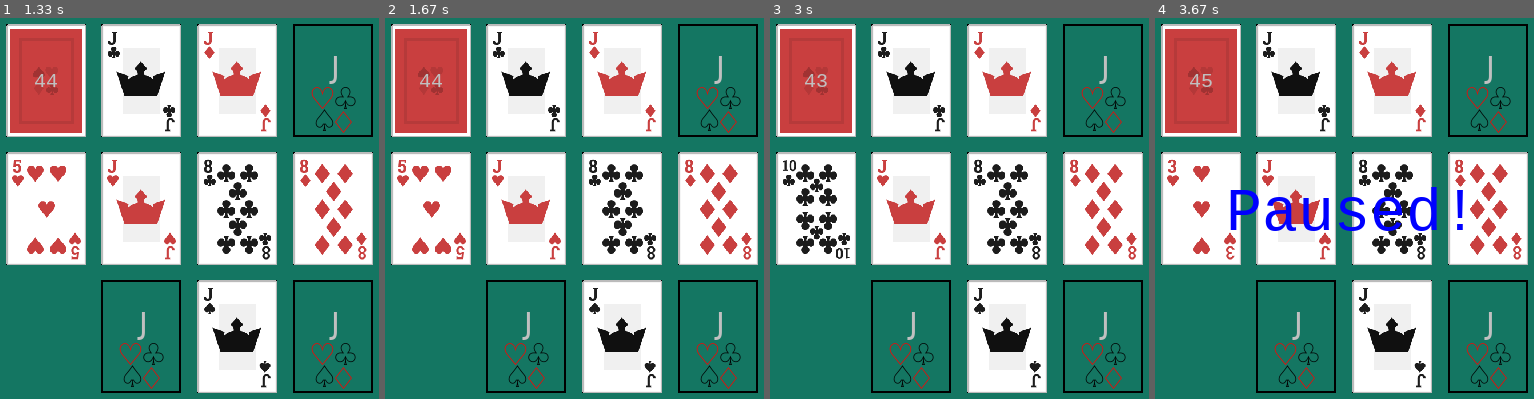
Above: before the commit, frames 1-4 (left to right).
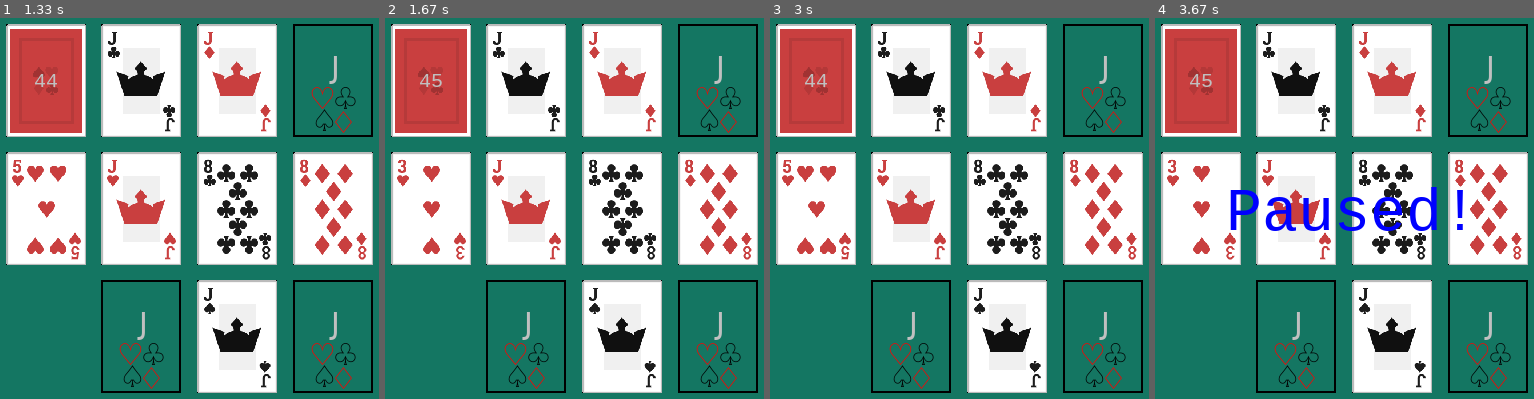
Above: after the commit, the same moments.

Repository: alexetsnyder/OuroborosPython
Game: pygame game, started from Pygame/FourSeasons/game.py
Same seed, same stepped clock (60 frames per second), same inputs: the game is played once before the commit and once after it.
Inputs (mouse positions are in pixels of both pictures, inside the frame that each line leads up to):
- Up to frame 1 (1.33 s): press the mouse at (37, 212) at 0.37 s; move the mouse to (144, 254) at 0.47 s; release the mouse at (253, 296) at 0.6 s; click (outside the picture) at 0.72 s; click (41, 128) at 1.05 s
- Up to frame 2 (1.67 s): hold Tab from 1.33 s (still down); click (585, 250) at 1.42 s
- Up to frame 3 (3 s): release Tab at 1.8 s; hold Tab 1.83-2.3 s; click (872, 124) at 1.92 s; tap Backspace at 2.33 s; press the mouse at (811, 128) at 2.7 s; move the mouse to (955, 120) at 2.8 s; release the mouse at (1103, 109) at 2.93 s
- Up to frame 4 (3.67 s): tap R at 3 s; hold Esc from 3.33 s (still down); click (outside the picture) at 3.42 s

Frame 1 is identical in both runs. In frame 2, 0.7% of the frame differs, in the area x 3-22%, y 14-64%; in frame 3, 2.0%; in frame 4, nothing differs.

Commit message:
Undo, Redo, and Resize
Refactored decorators to their own module, and fixed the resize functionality, and created the ability to undo, and redo moves.

Diff:
--- /dev/null
+++ b/Pygame/FourSeasons/decs.py
@@ -0,0 +1,82 @@
+#decs.py
+import pygame
+import imp, events
+
+def singleton(cls):
+	class SingletonWrapper (cls):
+		def __init__(self):
+			self.cls = cls
+			self.instance = None
+
+		def __call__(self, *args, **kargs):
+			if self.instance == None:
+				self.instance = self.cls(*args, **kargs)
+			return self.instance
+	return SingletonWrapper()
+
+def undo_enabled():
+	pass
+
+def pause_events_class(cls):
+	class ClassWrapper (cls):
+		def __init__(self, *args, **kargs):
+			self.is_paused = False
+			super().__init__(*args, **kargs)
+
+		def on_pause(self, event):
+			self.is_paused = not self.is_paused
+
+		def wire_events(self):
+			super().wire_events()
+			imp.IMP().add_delegate(events.KeyDownEvent(pygame.K_ESCAPE).create(self.on_pause))
+	return ClassWrapper
+
+def pause_events_method(func):
+	def func_wrapper(self, event):
+		if not self.is_paused:
+			func(self, event)
+	return func_wrapper
+
+def plottable(cls):
+	class PlottableClass (cls):
+		def __init__(self, left_top, size, *args, margins=(0, 0), **kargs):
+			self.m_w, self.m_h = margins
+			self.set_size(size)
+			self.set_position(left_top)
+			super().__init__(*args, **kargs)
+
+		def set_size(self, size):
+			self.w, self.h = self.size = size
+			self.h_w, self.h_h = self.w // 2, self.h // 2
+			if hasattr(super(), 'set_size'):
+				super().set_size(size)
+
+		def set_position(self, left_top):
+			left, top = self.origin = left_top
+			self.left, self.right = left + self.m_w, left + self.w - self.m_w
+			self.top, self.bottom = top + self.m_h, top + self.h - self.m_h
+			self.left_top = (self.left, self.top)
+			self.left_bottom = (self.left, self.bottom)
+			self.right_top = (self.right, self.top)
+			self.right_bottom = (self.right, self.bottom)
+			self.x, self.y = self.center = self.left + self.h_w, self.top + self.h_h
+			if hasattr(super(), 'set_position'):
+				super().set_position(left_top)
+
+		def get_size(self):
+			if hasattr(super(), 'get_size'):
+				return super().get_size()
+			return self.size
+
+		def center_on(self, position):
+			x, y = position
+			w, h = self.get_size()
+			self.set_position((x - w // 2, y - h // 2))
+			return self
+
+		def move(self, dx, dy):
+			self.set_position((self.left + dx, self.top + dy))
+	return PlottableClass
+
+if __name__=='__main__':
+	pass
--- a/Pygame/FourSeasons/events.py
+++ b/Pygame/FourSeasons/events.py
@@ -34,15 +34,15 @@
 }
 
 PYGAME_USEREVENT_NAME_TO_STRING = {
-	CustomEvent.CARD_TABLE_RESIZE : 'CARD_TABLE_RESIZE',
-	CustomEvent.TILE_CLICKED      : 'TILE_CLICKED',
-	CustomEvent.CARD_LAYED        : 'CARD_LAYED',
-	CustomEvent.CARD_MOTION       : 'CARD_MOTION',
-	CustomEvent.NEW_DEAL          : 'NEW_DEAL',
-	CustomEvent.FIRST_CARD        : 'FIRST_CARD',
-	CustomEvent.DRAW_ONE          : 'DRAW_ONE',
-	CustomEvent.GAME_OVER         : 'GAME_OVER',
-	CustomEvent.RE_DEAL           : 'RE_DEAL'
+	CustomEvent.CARD_TABLE_RESIZED : 'CARD_TABLE_RESIZED',
+	CustomEvent.TILE_CLICKED       : 'TILE_CLICKED',
+	CustomEvent.CARD_LAYED         : 'CARD_LAYED',
+	CustomEvent.CARD_MOTION        : 'CARD_MOTION',
+	CustomEvent.NEW_DEAL           : 'NEW_DEAL',
+	CustomEvent.FIRST_CARD         : 'FIRST_CARD',
+	CustomEvent.DRAW_ONE           : 'DRAW_ONE',
+	CustomEvent.GAME_OVER          : 'GAME_OVER',
+	CustomEvent.RE_DEAL            : 'RE_DEAL',
 }
 
 PYGAME_MOUSE_BUTTON_TO_STRING = {
--- a/Pygame/FourSeasons/four_seasons.py
+++ b/Pygame/FourSeasons/four_seasons.py
@@ -1,41 +1,16 @@
 #four_seasons.py
-import go, imp, events
+import go, imp, events, trans
 import pygame, random, time, sys
 from pygame import freetype
 from structs import *
+from decs import *
 
 #ToDo:
-#2) Win Condition Center.
-#3) Undo button.
-#4) Timer.
-#5) Score.
-#6) Update Background of Foundation Tiles.
-#7) On Resize Cards.
-#8) Recenter count down text when one digit.
-#9) Only winable hands.
-
-def undo_enabled():
-	pass
-
-def pause_events_class(cls):
-	class ClassWrapper (cls):
-		def __init__(self, *args, **kargs):
-			self.is_paused = False
-			super().__init__(*args, **kargs)
-
-		def on_pause(self, event):
-			self.is_paused = not self.is_paused
-
-		def wire_events(self):
-			super().wire_events()
-			imp.IMP().add_delegate(events.KeyDownEvent(pygame.K_ESCAPE).create(self.on_pause))
-	return ClassWrapper
-
-def pause_events_method(func):
-	def func_wrapper(self, event):
-		if not self.is_paused:
-			func(self, event)
-	return func_wrapper
+#1) Buttons Pause, Undo, Redo, Redraw, NewDeal.
+#2) Timer.
+#3) Score.
+#4) Refactor foundation tile background.
+#5) Only winable hands.
 
 @pause_events_class
 class Card:
@@ -145,14 +120,21 @@
 		imp.IMP().add_delegate(events.UserEvent(CustomEvent.NEW_DEAL).create(self.on_new_deal))
 		imp.IMP().add_delegate(events.UserEvent(CustomEvent.RE_DEAL).create(self.on_redeal))
 		imp.IMP().add_delegate(events.UserEvent(CustomEvent.DRAW_ONE).create(self.on_draw_one))
+		imp.IMP().add_delegate(events.UserEvent(CustomEvent.CARD_TABLE_RESIZED).create(self.on_card_table_resized))
 
 	@pause_events_method
 	def on_draw_one(self, event):
-		if len(self.active_cards) < Deck.SUIT_COUNT * Deck.CARD_COUNT:
+		if len(self.active_cards) < len(self.deck):
 			next_index = len(self.active_cards)
+			next_card = self.deck[next_index]
 			self.active_cards.append(next_index)
-			next_card = self.deck[next_index]
+			remaining = len(self.deck) - len(self.active_cards)
 			event.discard_tile.lay(next_card)
+			event.deck_tile.update_text(str(remaining))
+			print('Action> Next Card: (#{} {}) and {} Left.'.format(next_index, next_card, remaining))
+			undo_args = (next_index, next_card, event.deck_tile, event.discard_tile)
+			undo_action = trans.UndoAction(self.undo_draw, self.redo_draw, *undo_args)
+			imp.IMP().actions.post(undo_action)
 
 	@pause_events_method
 	def on_new_deal(self, event):
@@ -172,6 +154,24 @@
 				card.select(event.pos)
 				break
 
+	def on_card_table_resized(self, event):
+		for i in self.active_cards:
+			card = self.deck[i]
+			tile = event.tiles[card.tile_index]
+			tile.lay(card)
+
+	def undo_draw(self, index, card, deck_tile, discard_tile):
+		discard_tile.remove(card)
+		self.active_cards.remove(index)
+		deck_tile.update_text(str(len(self.deck) - len(self.active_cards)))
+		print('UndoAction> (#{} {}) {} Left'.format(index, card, len(self.deck) - len(self.active_cards)))
+
+	def redo_draw(self, index, card, deck_tile, discard_tile):
+		self.active_cards.append(index)
+		discard_tile.lay(card)
+		deck_tile.update_text(str(len(self.deck) - len(self.active_cards)))
+		print('RedoAction> (#{} {}) {} Left'.format(index, card, len(self.deck) - len(self.active_cards)))
+
 	def create(self):
 		for suit in range(Deck.SUIT_COUNT):
 			for i in range(1, Deck.CARD_COUNT + 1):
@@ -196,18 +196,17 @@
 	def deal(self, tiles):
 		self.reset()
 		deck_tile = tiles[DeckTile.INDEX]
-		deck_tile.reset()
-		self.draw_card(self.deck[0], tiles[FoundationTile.INDEXES[0]], deck_tile)
+		self.draw_card(self.deck[0], tiles[FoundationTile.INDEXES[0]])
 		events.UserEvent(CustomEvent.FIRST_CARD).post(card=self.deck[0])
 		for i in range(1, Deck.DEALT_CARDS - 1):
-			self.draw_card(self.deck[i], tiles[TableueTile.INDEXES[i - 1]], deck_tile)
-		self.draw_card(self.deck[Deck.DEALT_CARDS - 1], tiles[DiscardTile.INDEX], deck_tile)
+			self.draw_card(self.deck[i], tiles[TableueTile.INDEXES[i - 1]])
+		self.draw_card(self.deck[Deck.DEALT_CARDS - 1], tiles[DiscardTile.INDEX])
 		self.active_cards += [i for i in range(Deck.DEALT_CARDS)]
+		deck_tile.update_text(str(len(self.deck) - len(self.active_cards)))
 		return self
 
-	def draw_card(self, card, tile, deck_tile):
+	def draw_card(self, card, tile):
 		tile.lay(card)
-		deck_tile.decrement()
 
 	def reset(self):
 		self.active_cards.clear()
@@ -226,7 +225,7 @@
 		for i in self.active_cards:
 			self.deck[i].draw(surface)
 
-@go.plottable
+@plottable
 @pause_events_class
 class CardTile:
 	def __init__(self, index, is_visible=True, border=2):
@@ -262,6 +261,9 @@
 		card.put(self)
 		card.show()
 
+	def remove(self, card):
+		self.cards.remove(card)
+
 	def update(self):
 		self.rect.update()
 
@@ -276,35 +278,17 @@
 
 	def __init__(self, *args, **kargs):
 		super().__init__(*args, **kargs)
-		self.deck_count = 52
-		self.remaining_text = go.RenderText('{}'.format(self.deck_count)).center_on(self.center)
+		self.remaining_text = go.RenderText('').center_on(self.center)
 		self.card_back = pygame.image.load('{0}/{1}'.format(Card.SOURCE_FOLDER, Card.CARD_BACK_IMAGE_FILE)).convert()
-		self.wire_events()
-
-	def wire_events(self):
-		imp.IMP().add_delegate(events.UserEvent(CustomEvent.DRAW_ONE).create(self.on_draw_one))
-
-	@pause_events_method
-	def on_draw_one(self, event):
-		self.decrement()
 
 	def set_position(self, left_top):
 		super().set_position(left_top)
 		if hasattr(self, 'remaining_text'):
 			self.remaining_text.center_on(self.center)
 
-	def update_text(self):
-		self.remaining_text.set_text('{}'.format(self.deck_count))
-
-	def reset(self):
-		self.deck_count = 52
-		self.update_text()
-
-	def decrement(self):
-		if self.deck_count > 0:
-			self.deck_count -= 1
-			self.update_text()
-			self.remaining_text.center_on(self.center)
+	def update_text(self, cards_remaining):
+		self.remaining_text.set_text('{}'.format(cards_remaining))
+		self.remaining_text.center_on(self.center)
 
 	def draw(self, surface):
 		super().draw(surface)
@@ -347,15 +331,24 @@
 
 	def wire_events(self):
 		imp.IMP().add_delegate(events.UserEvent(CustomEvent.FIRST_CARD).create(self.on_first_card))
+		imp.IMP().add_delegate(events.UserEvent(CustomEvent.CARD_TABLE_RESIZED).create(self.on_card_table_resized))
 
 	@pause_events_method
 	def on_first_card(self, event):
-		card = event.card
-		font_info = go.FontInfo(font_size=self.font_size, font_name=Card.SUIT_FONT, font_color=card.suit_color)
+		self.first_card = event.card
+		self.update_foundation_text()
+		self.foundation_text.set_visibility(True)
+		for suit_text in self.foundation_suits:
+			suit_text.set_visibility(True)
+
+	def on_card_table_resized(self, event):
+		self.update_foundation_text()
+
+	def update_foundation_text(self):
+		font_info = go.FontInfo(font_size=self.font_size, font_name=Card.SUIT_FONT, font_color=self.first_card.suit_color)
 		self.foundation_text.set_font_info(font_info)
-		self.foundation_text.set_text(card.card_str)
+		self.foundation_text.set_text(self.first_card.card_str)
 		self.foundation_text.center_on((self.x, self.y - 10))
-		self.foundation_text.set_visibility(True)
 		t_w = 0
 		for suit_text in self.foundation_suits[:2]:
 			t_w += suit_text.w
@@ -365,7 +358,6 @@
 		x, y = self.x - t_w // 4, self.y + self.foundation_text.h - 10
 		for suit_text in self.foundation_suits[:2]:
 			suit_text.center_on((x, y))
-			suit_text.set_visibility(True)
 			x += suit_text.w
 		x, y = self.x - b_w // 4, y + self.foundation_suits[0].h + 2
 		for i, suit_text in enumerate(self.foundation_suits[2:]):
@@ -373,9 +365,7 @@
 				suit_text.center_on((x, y - 2))
 			else:
 				suit_text.center_on((x, y))
-			suit_text.set_visibility(True)
 			x += suit_text.w
-		self.first_card = card
 
 	def can_lay(self, card):
 		if any(self.cards):
@@ -405,7 +395,7 @@
 		self.card_tiles = []
 		self.parse_tiles()
 		self.mw, self.mh = margins
-		self.card_width, self.card_height = (0, 0)
+		self.tile_width, self.tile_height = self.card_size = (0, 0)
 		self.fill(*left_top, *table_size)
 		self.wire_events()
 
@@ -420,9 +410,10 @@
 				events.UserEvent(CustomEvent.TILE_CLICKED).post(tile=tile, pos=event.pos)
 				break
 		else:
-			deck_tile = self.card_tiles[DeckTile.INDEX]
+			deck_tile = self.get_deck_tile()
 			if deck_tile.is_within(event.pos):
-				events.UserEvent(CustomEvent.DRAW_ONE).post(discard_tile=self.card_tiles[DiscardTile.INDEX])
+				discard_tile = self.get_discard_tile()
+				events.UserEvent(CustomEvent.DRAW_ONE).post(deck_tile=deck_tile, discard_tile=discard_tile)
 
 	@pause_events_method
 	def on_card_layed(self, event):
@@ -438,13 +429,26 @@
 						selected_tile = tile
 			original_tile.pop()
 			if selected_tile.can_lay(selected_card):
-				print('{} -> {}'.format(selected_card, selected_tile))
+				print('Action> {} -> {} -> {}'.format(original_tile.index, selected_card, selected_tile))
 				selected_tile.lay(selected_card)
+				undo_args = (original_tile, selected_tile, selected_card)
+				undo_action = trans.UndoAction(self.undo_card_layed, self.redo_card_layed, *undo_args)
+				imp.IMP().actions.post(undo_action)
 			else:
-				print('{} -> {}'.format(selected_card, original_tile))
+				print('Action> {} <- {}'.format(original_tile, selected_card))
 				original_tile.lay(selected_card)
 			if self.check_win():
 				events.UserEvent(CustomEvent.GAME_OVER).post()
+
+	def undo_card_layed(self, source_tile, dest_tile, card):
+		print('UndoAction> {} <- {} <- {}'.format(source_tile, card, dest_tile.index))
+		dest_tile.remove(card)
+		source_tile.lay(card)
+
+	def redo_card_layed(self, source_tile, dest_tile, card):
+		print('RedoAction> {} -> {} -> {}'.format(source_tile.index, card, dest_tile))
+		source_tile.remove(card)
+		dest_tile.lay(card)
 
 	def check_win(self):
 		win = True
@@ -453,6 +457,12 @@
 				win = False
 		return win
 
+	def get_discard_tile(self):
+		return self.card_tiles[DiscardTile.INDEX]
+
+	def get_deck_tile(self):
+		return self.card_tiles[DeckTile.INDEX]
+
 	def parse_tiles(self):
 		tile_dict = imp.IMP().config.try_get('CARD_TILES', {})
 		for tup, tile in tile_dict.items():
@@ -460,20 +470,20 @@
 				self.tile_info[i] = tile
 
 	def assay(self, half_w, half_h):
-		self.card_height = 2 * (half_h - 2 * self.mh) / 3
-		temp_cw = self.card_height * self.card_size_ratio
+		self.tile_height = 2 * (half_h - 2 * self.mh) / 3
+		temp_cw = self.tile_height * self.card_size_ratio
 		min_width = (2 * half_w - 5 * self.mw) / 4
 		total_width = 4 * temp_cw + 5 * self.mw
 		while  total_width > (2 * half_w) and not total_width <= min_width:
-			self.card_height -= 10
-			temp_cw = self.card_height * self.card_size_ratio
+			self.tile_height -= 10
+			temp_cw = self.tile_height * self.card_size_ratio
 			total_width = 4 * temp_cw + 5 * self.mw
-		self.card_width = temp_cw
-		self.card_size = (self.card_width, self.card_height)
+		self.tile_width = temp_cw
+		self.card_size = (self.tile_width, self.tile_height)
 
 	def recenter(self, w, h):
-		extra_w = (w - (4 * self.card_width  + 5 * self.mw)) // 2
-		extra_h = (h - (3 * self.card_height + 4 * self.mh)) // 2
+		extra_w = (w - (4 * self.tile_width  + 5 * self.mw)) // 2
+		extra_h = (h - (3 * self.tile_height + 4 * self.mh)) // 2
 		for i in range(self.cols):
 			for j in range(self.rows):
 				card_tile = self.card_tiles[4 * j + i]
@@ -485,8 +495,8 @@
 		tile_index = 0
 		for i in range(self.cols):
 			for j in range(self.rows):
-				cx = left + i * (self.card_width + self.mw)
-				cy = top + j * (self.card_height + self.mh)
+				cx = left + i * (self.tile_width + self.mw)
+				cy = top + j * (self.tile_height + self.mh)
 				tile = self.tile_info[tile_index]
 				module = sys.modules[__name__]
 				self.card_tiles.append(tile.instance(module, (cx, cy), self.card_size, tile_index))
@@ -497,6 +507,20 @@
 		self.card_tiles.clear()
 		self.fill(*left_top, *new_size)
 
+	def resize(self, left, top, w, h):
+		self.assay(w // 2, h // 2)
+		tile_index = 0
+		for i in range(self.cols):
+			for j in range(self.rows):
+				tile = self.card_tiles[tile_index]
+				cx = left + i * (self.tile_width + self.mw)
+				cy = top + j * (self.tile_height + self.mh)
+				tile.cards.clear()
+				tile.set_size(self.card_size)
+				tile.set_position((cx, cy))
+				tile_index += 1
+		self.recenter(w, h)
+
 	def reset(self):
 		for tile in self.card_tiles:
 			tile.cards.clear()
@@ -515,7 +539,7 @@
 		for tile in self.card_tiles:
 			tile.draw(surface)
 
-@go.plottable
+@plottable
 @pause_events_class
 class CardTable:
 	def __init__(self):
@@ -529,16 +553,17 @@
 		imp.IMP().add_delegate(events.KeyDownEvent(pygame.K_r).create(self.on_redeal))
 		imp.IMP().add_delegate(events.KeyDownEvent(pygame.K_n).create(self.on_new_deal))
 
-	@pause_events_method
 	def on_resize(self, event):
-		self.set_size((event.w, event.h))
+		new_size = (event.w, event.h)
+		self.set_size(new_size)
 		self.set_position(self.origin)
-		self.card_tiles.refill(self.left_top, self.size)
-		events.UserEvent(CustomEvent.CARD_TABLE_RESIZE).post(tiles=self.card_tiles.find_all())
+		self.card_tiles.resize(*self.origin, *new_size)
+		events.UserEvent(CustomEvent.CARD_TABLE_RESIZED).post(tiles=self.card_tiles.find_all())
 
 	@pause_events_method
 	def on_redeal(self, event):
 		self.card_tiles.reset()
+		imp.IMP().actions.clear()
 		events.UserEvent(CustomEvent.RE_DEAL).post(tiles=self.card_tiles.find_all())
 
 	@pause_events_method
@@ -550,6 +575,7 @@
 		events.UserEvent(CustomEvent.CARD_MOTION).post(pos=event.pos)
 
 	def new_deal(self):
+		imp.IMP().actions.clear()
 		self.card_tiles.reset()
 		events.UserEvent(CustomEvent.NEW_DEAL).post(tiles=self.card_tiles.find_all())
 
--- a/Pygame/FourSeasons/game.py
+++ b/Pygame/FourSeasons/game.py
@@ -1,6 +1,6 @@
 #game.py
 import pygame, time
-import events, imp, go
+import events, imp, go, trans
 import four_seasons as fs
 from config import Config
 from structs import *
@@ -37,10 +37,11 @@
 		self.previous = None
 		self.is_paused = False
 		self.SEC_PER_FRAME = 1 / 60
+		self.center = tuple(x // 2 for x in self.size)
 		self.title = imp.IMP().config.try_get('GAME_NAME', 'Default Name')
 		self.card_table = fs.CardTable((0, 0), self.size, margins=imp.IMP().config.try_get('CARD_TABLE_MARGINS', (0, 0)))
 		self.pause_text = go.RenderText('Paused!', font_info=go.FontInfo(60, Color.BLUE), is_visible=False)
-		self.pause_text.center_on(tuple(x // 2 for x in self.size))
+		self.pause_text.center_on(self.center)
 		self.wire_events()
 		self.set_title()
 
@@ -49,6 +50,8 @@
 		imp.IMP().add_delegate(events.WindowResizeEvent().create(self.on_resize))
 		imp.IMP().add_delegate(events.KeyDownEvent(pygame.K_ESCAPE).create(self.on_pause))
 		imp.IMP().add_delegate(events.UserEvent(CustomEvent.GAME_OVER).create(self.on_game_over))
+		imp.IMP().add_delegate(events.KeyDownEvent(pygame.K_TAB).create(self.on_undo))
+		imp.IMP().add_delegate(events.KeyDownEvent(pygame.K_BACKSPACE).create(self.on_redo))
 
 	def set_title(self):
 		imp.IMP().screen.set_title(self.title)
@@ -61,7 +64,8 @@
 		imp.IMP().quit()
 
 	def on_resize(self, event):
-		self.pause_text.center_on((event.w // 2, event.h // 2))
+		self.center = (event.w // 2, event.h // 2)
+		self.pause_text.center_on(self.center)
 
 	def on_pause(self, event):
 		if self.is_paused and self.is_win:
@@ -73,9 +77,16 @@
 
 	def on_game_over(self, event):
 		self.is_win = True
-		self.pause_text.set_text('Win!')
+		imp.IMP().actions.clear()
+		self.pause_text.set_text('Winner!')
 		self.pause_text.center_on(self.center)
 		events.KeyDownEvent(pygame.K_ESCAPE).post()
+
+	def on_undo(self, event):
+		imp.IMP().actions.undo()
+
+	def on_redo(self, event):
+		imp.IMP().actions.redo()
 
 	def pause(self):
 		self.is_paused = not self.is_paused
@@ -118,10 +129,11 @@
 			self.tick()
 
 if __name__=='__main__':
+	actions = trans.UndoActions()
 	config = Config('data_file.txt')
 	event_dispatcher = events.EventDispatcher()
 	screen = Screen(config.try_get('WINDOW_SIZE', (640, 400)))
 	debug = config.try_get('DEBUG', False)
-	imp.IMP().init(screen, config, event_dispatcher, debug)
+	imp.IMP().init(screen, config, event_dispatcher, actions, debug)
 	game = Game()
 	game.run()
--- a/Pygame/FourSeasons/go.py
+++ b/Pygame/FourSeasons/go.py
@@ -2,6 +2,7 @@
 import pygame
 from pygame import freetype
 from structs import *
+from decs import *
 
 def round_up_10(n):
 	int_n = int(n)
@@ -41,47 +42,6 @@
 		for key in self.values:
 			new_vector.values[key] = self.values[key] - other.values[key]
 		return new_vector
-
-def plottable(cls):
-	class PlottableClass (cls):
-		def __init__(self, left_top, size, *args, margins=(0, 0), **kargs):
-			self.m_w, self.m_h = margins
-			self.set_size(size)
-			self.set_position(left_top)
-			super().__init__(*args, **kargs)
-
-		def set_size(self, size):
-			self.w, self.h = self.size = size
-			self.h_w, self.h_h = self.w // 2, self.h // 2
-			if hasattr(super(), 'set_size'):
-				super().set_size(size)
-
-		def set_position(self, left_top):
-			left, top = self.origin = left_top
-			self.left, self.right = left + self.m_w, left + self.w - self.m_w
-			self.top, self.bottom = top + self.m_h, top + self.h - self.m_h
-			self.left_top = (self.left, self.top)
-			self.left_bottom = (self.left, self.bottom)
-			self.right_top = (self.right, self.top)
-			self.right_bottom = (self.right, self.bottom)
-			self.x, self.y = self.center = self.left + self.h_w, self.top + self.h_h
-			if hasattr(super(), 'set_position'):
-				super().set_position(left_top)
-
-		def get_size(self):
-			if hasattr(super(), 'get_size'):
-				return super().get_size()
-			return self.size
-
-		def center_on(self, position):
-			x, y = position
-			w, h = self.get_size()
-			self.set_position((x - w // 2, y - h // 2))
-			return self
-
-		def move(self, dx, dy):
-			self.set_position((self.left + dx, self.top + dy))
-	return PlottableClass
 
 @plottable
 class BasicShape:
@@ -147,10 +107,12 @@
 
 	def draw_at(self, surface, position):
 		pygame.draw.rect(self.surface, self.color, pygame.Rect((0, 0), (int(self.w), int(self.h))), self.border_width)
+		self.set_visibility(self.is_visible)
 		super().draw_at(surface, position)
 
 	def draw(self, surface):
 		pygame.draw.rect(self.surface, self.color, pygame.Rect((0, 0), (int(self.w), int(self.h))), self.border_width)
+		self.set_visibility(self.is_visible)
 		super().draw(surface)
 
 class FontInfo:
--- a/Pygame/FourSeasons/imp.py
+++ b/Pygame/FourSeasons/imp.py
@@ -1,31 +1,22 @@
 #imp.py
 import pygame
+from decs import *
 
-def singleton_decorator(cls):
-	class SingletonWrapper (cls):
-		def __init__(self):
-			self.cls = cls
-			self.instance = None
-
-		def __call__(self, *args, **kargs):
-			if self.instance == None:
-				self.instance = self.cls(*args, **kargs)
-			return self.instance
-	return SingletonWrapper()
-
-@singleton_decorator
+@singleton
 class IMP:
 	def __init__(self):
 		self.running = True
 		self.debug = False
 		self.config = None
 		self.screen = None
+		self.actions = None
 		self.event_dispatcher = None
 
-	def init(self, screen, config, event_dispatcher, debug=False):
+	def init(self, screen, config, event_dispatcher, actions, debug=False):
 		self.debug = debug
 		self.screen = screen
 		self.config = config
+		self.actions = actions
 		self.event_dispatcher = event_dispatcher
 		self.wire_events()
 
--- a/Pygame/FourSeasons/structs.py
+++ b/Pygame/FourSeasons/structs.py
@@ -24,16 +24,16 @@
 	BACKWARD_WHEEL = 5
 
 class CustomEvent:
-	CARD_TABLE_RESIZE = 0
-	TILE_CLICKED      = 1
-	CARD_CLICKED      = 2
-	CARD_LAYED        = 3
-	CARD_MOTION       = 4
-	NEW_DEAL          = 5
-	FIRST_CARD        = 6
-	DRAW_ONE          = 7
-	GAME_OVER         = 8
-	RE_DEAL           = 9
+	CARD_TABLE_RESIZED = 0
+	TILE_CLICKED       = 1
+	CARD_CLICKED       = 2
+	CARD_LAYED         = 3
+	CARD_MOTION        = 4
+	NEW_DEAL           = 5
+	FIRST_CARD         = 6
+	DRAW_ONE           = 7
+	GAME_OVER          = 8
+	RE_DEAL            = 9
 
 class Suits:
 	DIAMONDS = 0
--- /dev/null
+++ b/Pygame/FourSeasons/trans.py
@@ -0,0 +1,41 @@
+#trans.py
+
+class UndoAction:
+	def __init__(self, undo_method, redo_method, *args):
+		self.undo_method = undo_method
+		self.redo_method = redo_method
+		self.args = args
+
+	def undo(self):
+		self.undo_method(*self.args)
+
+	def redo(self):
+		self.redo_method(*self.args)
+
+class UndoActions:
+	def __init__(self):
+		self.undo_stack = []
+		self.redo_stack = []
+
+	def post(self, action):
+		self.redo_stack.clear()
+		self.undo_stack.append(action)
+
+	def clear(self):
+		self.redo_stack.clear()
+		self.undo_stack.clear()
+
+	def redo(self):
+		if any(self.redo_stack):
+			redo_action = self.redo_stack.pop()
+			redo_action.redo()
+			self.undo_stack.append(redo_action)
+
+	def undo(self):
+		if any(self.undo_stack):
+			undo_action = self.undo_stack.pop()
+			undo_action.undo()
+			self.redo_stack.append(undo_action)
+
+if __name__=='__main__':
+	pass
